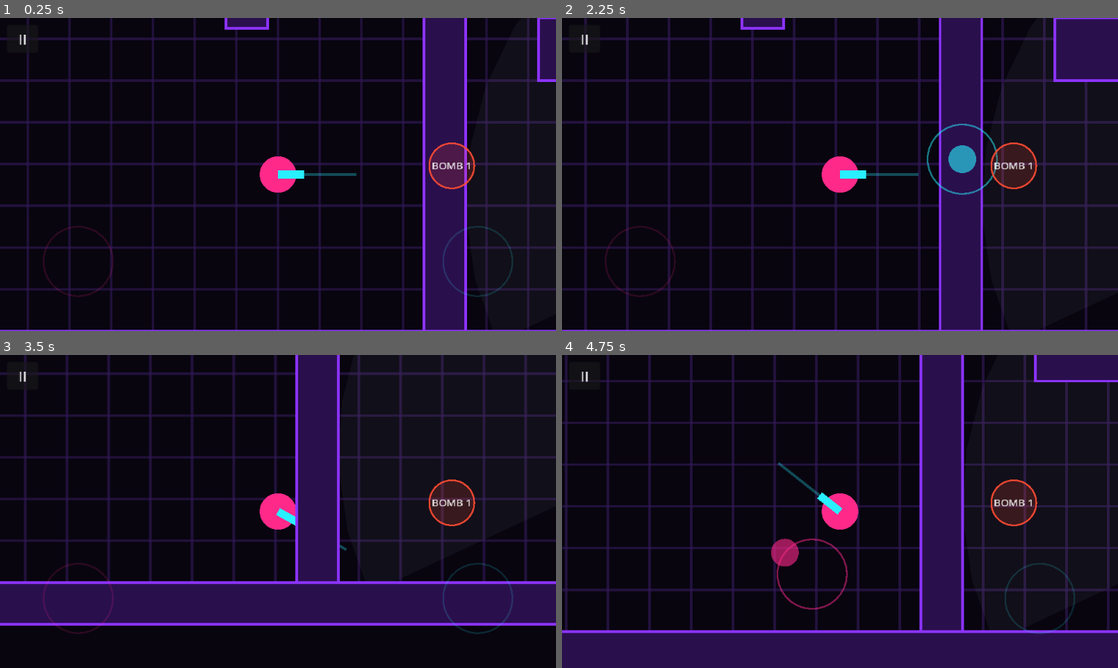
Above: before the commit, frames 1-4 (two rows, left to right).
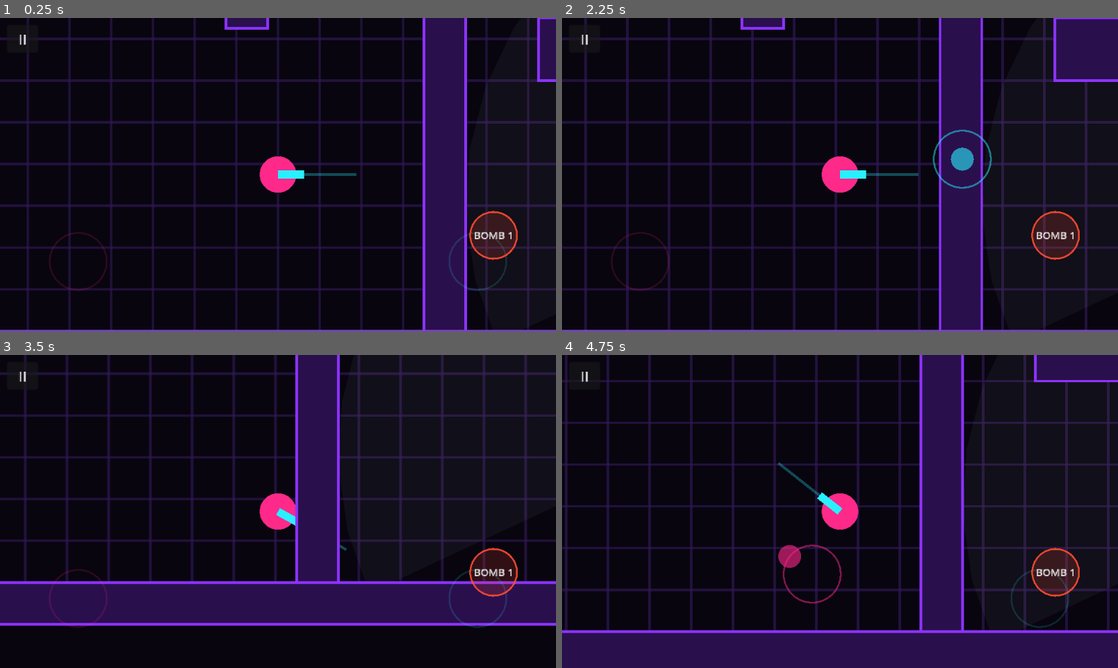
Above: after the commit, the same moments.

Repository: Evildodo3301/cyberhouse
Game: Godot game, scene res://scenes/main.tscn
The game is run twice, just before and just after one commit, with the same random seed, the same clock (stepped at 60 frames per second) and the same inputs.
Inputs (mouse positions are in pixels of both pictures, inside the frame that each line leads up to):
- Up to frame 1 (0.25 s): no input
- Up to frame 2 (2.25 s): click "II" at 0.5 s; click "▶" at 1.25 s; tap Enter at 2 s; move the mouse to (962, 158) at 2.02 s; hold D (move_right) from 2.03 s (still down); tap Down (aim_down) at 2.1 s; click (962, 158) at 2.17 s
- Up to frame 3 (3.5 s): release D (move_right) at 2.75 s; drag from (166, 527) to (250, 574) at 2.77 s
- Up to frame 4 (4.75 s): move the mouse to (895, 442) at 3.52 s; hold D (move_right) 3.53-4.25 s; tap Right (aim_right) at 3.6 s; tap Space (attack) at 4.25 s; drag from (812, 574) to (673, 464) at 4.27 s

The runs differ from the first frame. In frame 1, 2.7% of the frame differs, in the area x 7-94%, y 39-90%; in frame 2, 3.0%; in frame 3, 2.6%; in frame 4, 3.0%, in the area x 37-94%, y 39-90%.

Commit message:
Size touch controls in real centimetres for tablets; bump to 0.2.2
Sticks and bomb button were sized in game pixels, which put the bomb
button ~4 cm from the edge on a 10.5" Galaxy Tab A8. ScreenUnits converts
cm to game px from screen DPI, clamped so phones keep the old layout.

Co-Authored-By: Claude Opus 5.5 (1M context) <noreply@anthropic.com>
Claude-Session: https://claude.ai/code/session_01NRYTnNTQ9YXp86yos9nk5w

Diff:
--- a/scenes/ui/touch_controls.tscn
+++ b/scenes/ui/touch_controls.tscn
@@ -18,6 +18,7 @@
 [node name="BombButton" type="Node2D" parent="."]
 script = ExtResource("3_bomb")
 radius = 26.0
+radius_cm = 0.9
 color = Color(1, 0.3, 0.2, 1)
 
 [node name="PauseButton" type="Button" parent="."]
--- a/scripts/ui/bomb_button.gd
+++ b/scripts/ui/bomb_button.gd
@@ -6,8 +6,12 @@
 ## It is a VirtualJoystick that stays in one fixed spot, so it reuses all the
 ## finger-tracking code. The bomb count is drawn on the button.
 
-## Button center, measured from the bottom-right corner of the screen.
+## Button center, measured from the bottom-right corner of the screen
+## (game pixels; recalculated from `offset_cm` on each screen).
 @export var offset_from_corner: Vector2 = Vector2(120, 190)
+## The same offset in real centimetres, so the button stays within thumb
+## reach on a big tablet as well as a phone. (0, 0) = use the pixels above.
+@export var offset_cm: Vector2 = Vector2(2.4, 3.6)
 ## Text color for the counter.
 @export var count_color: Color = Color(1, 1, 1)
 
@@ -16,6 +20,17 @@
 	set(new_value):
 		bombs_left = new_value
 		queue_redraw()
+
+
+func _update_sizes() -> void:
+	var vp := get_viewport()
+	if radius_cm > 0.0:
+		radius = ScreenUnits.cm(vp, radius_cm, 22.0, 40.0)
+	if offset_cm != Vector2.ZERO:
+		offset_from_corner = Vector2(
+			ScreenUnits.cm(vp, offset_cm.x, 70.0, 140.0),
+			ScreenUnits.cm(vp, offset_cm.y, 110.0, 200.0))
+	queue_redraw()
 
 
 func get_button_center() -> Vector2:
--- /dev/null
+++ b/scripts/ui/screen_units.gd
@@ -0,0 +1,21 @@
+class_name ScreenUnits
+## Converts real-world centimetres into game pixels, so on-screen controls
+## are the same physical size under your thumb on a phone and on a tablet.
+
+## Game pixels per centimetre of real screen, for the given viewport.
+static func per_cm(viewport: Viewport) -> float:
+	var dpi := float(DisplayServer.screen_get_dpi())
+	if dpi <= 0.0:
+		dpi = 160.0
+	var window_width := float(DisplayServer.window_get_size().x)
+	var game_width := viewport.get_visible_rect().size.x
+	if window_width <= 0.0:
+		return 20.0
+	# screen pixels per cm, then screen pixels -> game pixels
+	return (dpi / 2.54) * (game_width / window_width)
+
+
+## `cm` converted to game pixels, kept between `min_px` and `max_px` so a
+## wrong DPI report (some devices lie) can't make controls tiny or huge.
+static func cm(viewport: Viewport, centimetres: float, min_px: float, max_px: float) -> float:
+	return clampf(centimetres * per_cm(viewport), min_px, max_px)
--- a/scripts/ui/virtual_joystick.gd
+++ b/scripts/ui/virtual_joystick.gd
@@ -17,6 +17,9 @@
 @export var side: StickSide = StickSide.LEFT
 ## How far (in screen pixels) the knob can move from the center.
 @export var radius: float = 40.0
+## Real-world radius in cm (0 = use `radius` as is). Keeps the stick the same
+## size under the thumb on phones and tablets.
+@export var radius_cm: float = 1.1
 ## Small movements under this fraction of the radius are ignored.
 @export var dead_zone: float = 0.2
 ## A touch shorter than this (seconds) that stays in the dead zone is a tap.
@@ -40,6 +43,18 @@
 var _knob: Vector2 = Vector2.ZERO
 var _touch_start_ms: int = 0
 var _left_dead_zone: bool = false
+
+
+func _ready() -> void:
+	_update_sizes()
+	get_viewport().size_changed.connect(_update_sizes)
+
+
+## Turns the real-world sizes (cm) into game pixels for this screen.
+func _update_sizes() -> void:
+	if radius_cm > 0.0:
+		radius = ScreenUnits.cm(get_viewport(), radius_cm, 32.0, 56.0)
+	queue_redraw()
 
 
 func _input(event: InputEvent) -> void:
Not shown, changed: export_presets.cfg
Not shown, added: scripts/ui/screen_units.gd.uid
